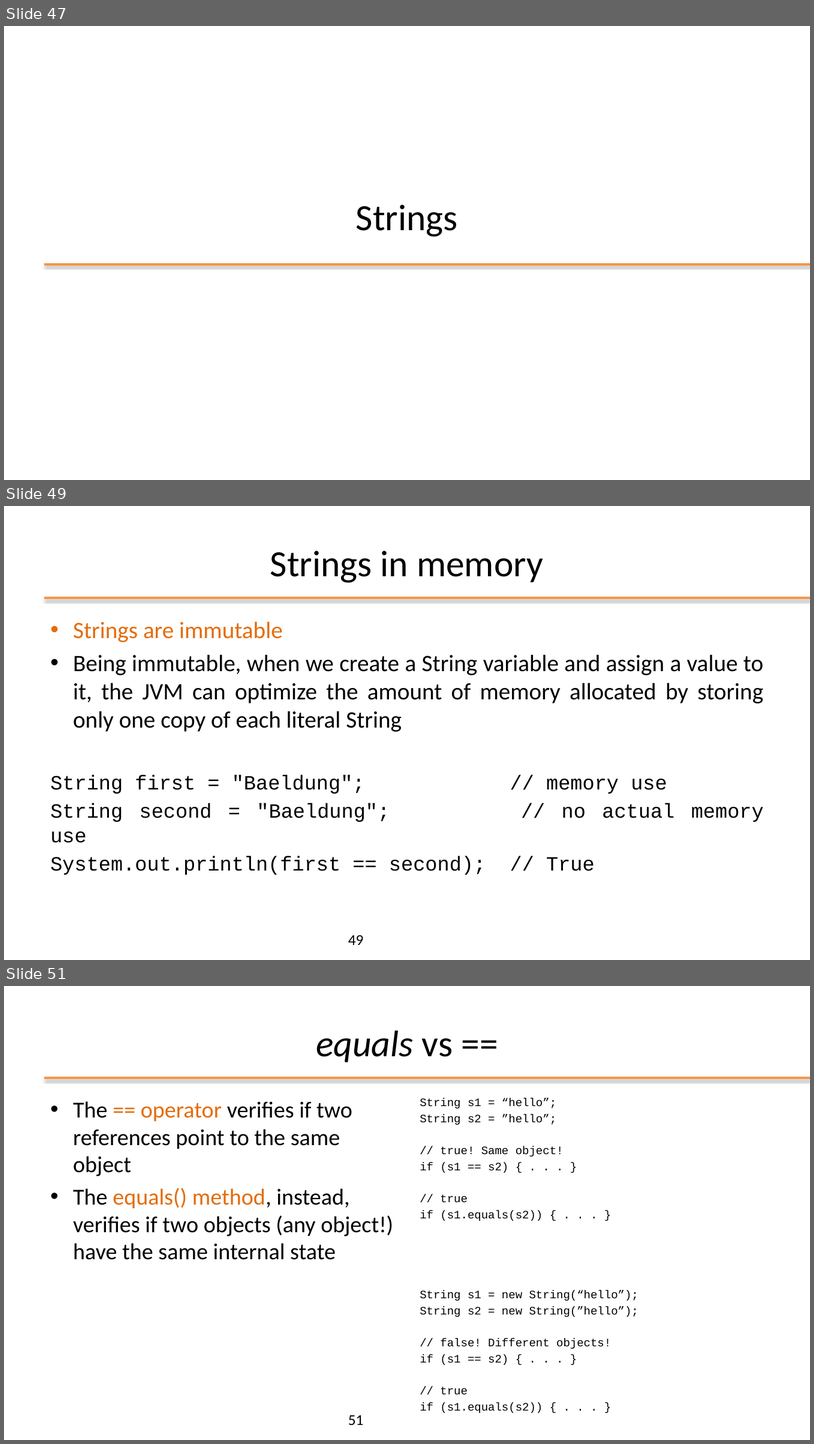
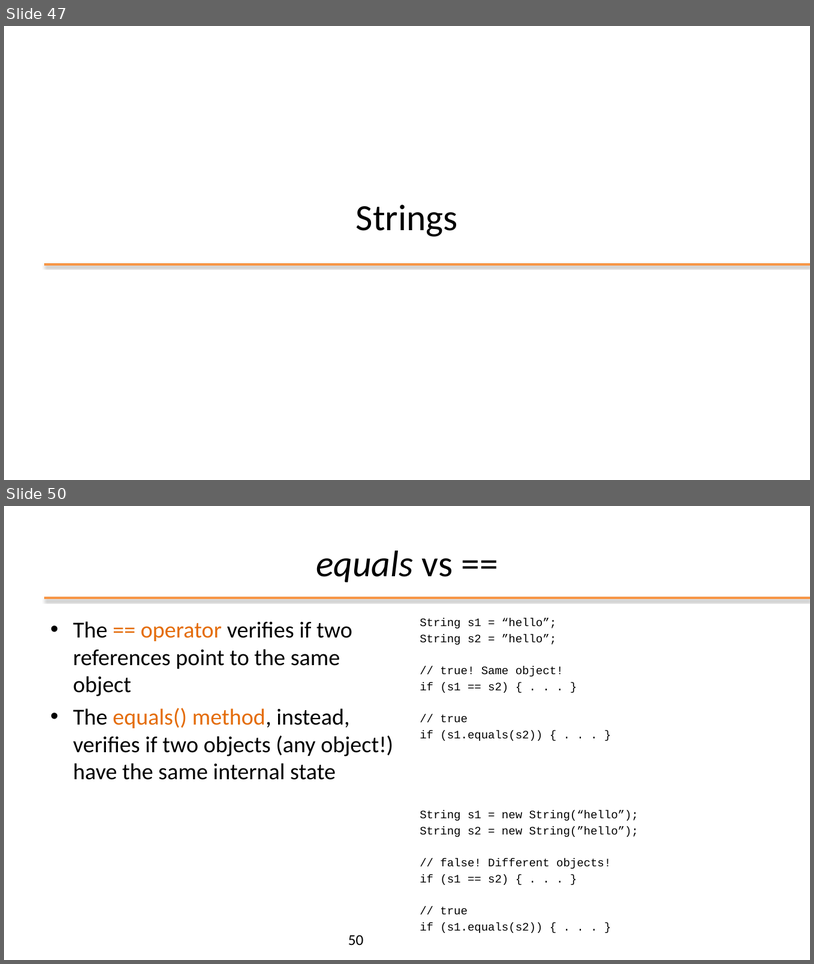
Before and after one commit to plctechnician/ooprogramming, a slide deck: java/slides/ppt/02 - Java Basics.pptx. Shown one above the other, each under a label of ours: slides 47, 49 and 51 before the commit, slides 47 and 50 after it; the slides between them are not shown. The pictures are 814x1444 and 814x964 pixels, drawn with LibreOffice and Linux fonts; fonts in the diff are those of the drawing; background and template pictures are left out. Boxes give left, top, right and bottom in pixels: in the first picture for what was removed or moved away, otherwise in the second. Text is boxed around its words. In the diff, an @@ line names an element or a change of style, - is before the commit and + after.

```diff
--- a/java/slides/ppt/02 - Java Basics.pptx
+++ b/java/slides/ppt/02 - Java Basics.pptx
@@ slide 49 removed at box(4, 506, 810, 960), background #FFFFFF; not listed: 1 template element that a slide beside it also shows @@
@@ title removed at box(270, 550, 543, 583) @@
-Strings in memory
@@ text removed at box(50, 621, 764, 874) @@
-• Strings are immutable
-• Being immutable, when we create a String variable and assign a value to it, the JVM can optimize the amount of memory allocated by storing only one copy of each literal String
-String first = "Baeldung"; // memory use
-String second = "Baeldung"; // no actual memory use
-System.out.println(first == second); // True
@@ page number removed at box(348, 934, 364, 945) @@
-49
@@ what was slide 51 is now slide 50 @@
@@ page number at box(348, 934, 364, 945): text changed @@
-51
+50
```
Also in this commit, not shown: 3 slides changed.
